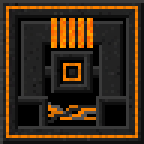
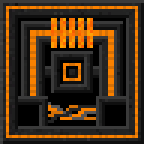
Two versions of the same layered image (144x144). Layer-by-layer changes:
painted on "Background" over [27, 27, 117, 96]
